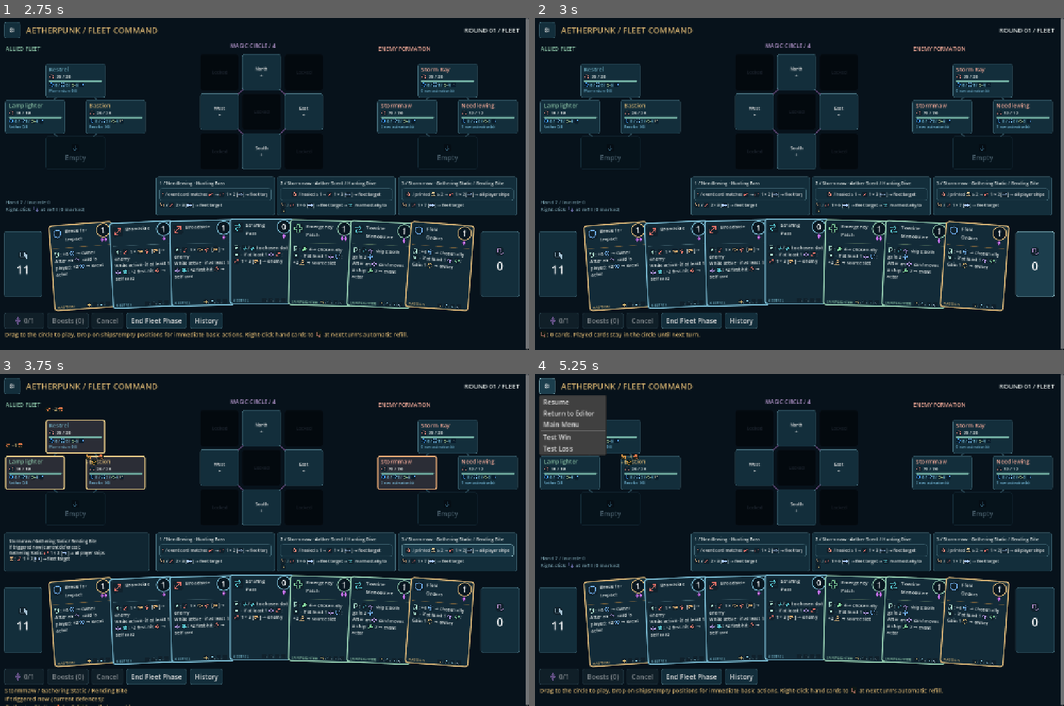
Above: before the commit, frames 1-4 (two rows, left to right).
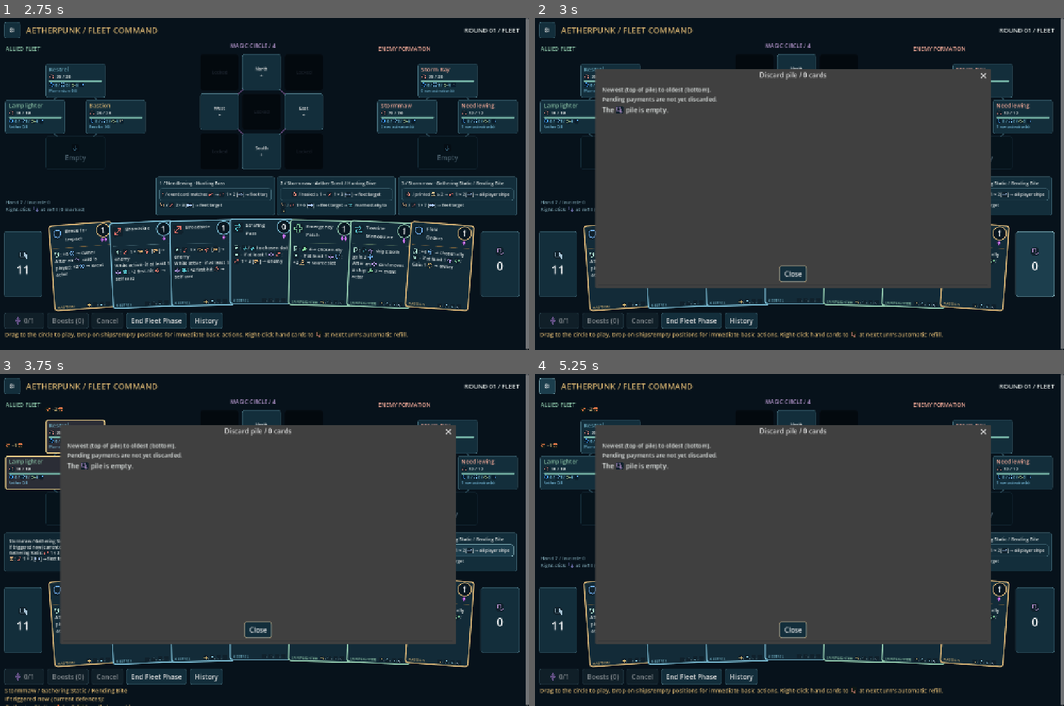
Above: after the commit, the same moments.

Repository: jkeywo/aetherpunk-fleet
Game: Godot game, scene res://scenes/main_menu.tscn
Two runs of this game, one before a commit and one after it. Both use one fixed random seed, a clock stepped at 60 frames per second and the inputs below.
Inputs (mouse positions are in pixels of both pictures, inside the frame that each line leads up to):
- Up to frame 1 (2.75 s): click "Editor" at 0.5 s; click (58, 87) at 1.27 s; type "12" at 1.35 s; click "Save & Test Battle" at 2 s
- Up to frame 2 (3 s): click "DISCARD 0" at 2.75 s
- Up to frame 3 (3.75 s): click "Reaction / printed cost ≥ 2 →…" at 3.5 s
- Up to frame 4 (5.25 s): click "Reaction / printed cost ≥ 2 →…" at 4.25 s; click "⚙" at 5 s

Frame 1 is identical in both runs. In frame 2, 49% of the frame differs, in the area x 0-87%, y 15-97%; in frame 3, 47%; in frame 4, 50%, in the area x 0-87%, y 6-82%.

Commit message:
Add ordered discard pile card viewer

Diff:
--- a/scripts/battle.gd
+++ b/scripts/battle.gd
@@ -30,6 +30,7 @@
 var deck_count_label: Label
 var discard_count_label: Label
 var discard_pending_label: Label
+var discard_dialog: AcceptDialog
 var boost_dialog: AcceptDialog
 var scry_dialog: ConfirmationDialog
 var scry_body: VBoxContainer
@@ -154,7 +155,7 @@
 	reaction_panel.add_child(reaction_text)
 	hand_view = _named(Fan.new(), "Hand", canvas)
 	_button(canvas, "DeckPile", "Deck", func(): %Inspection.text = "Remaining draw pile: %d cards. Order is hidden." % state.deck.size())
-	_button(canvas, "DiscardPile", "Discard", func(): %Inspection.text = "Discard: %d cards. Played cards stay in the circle until next turn." % state.discard.size())
+	_button(canvas, "DiscardPile", "Discard", _show_discard)
 	_build_pile_counters()
 	actions = HFlowContainer.new()
 	actions.add_theme_constant_override("h_separation", 7)
@@ -309,7 +310,7 @@
 			pending_names.append(state.card(uid).name)
 		if basic_target >= 0:
 			pending_names.append(state.card(selected_uid).name)
-	%DiscardPile.tooltip_text = "Discard: %d cards." % state.discard.size() + ("\nPending: " + ", ".join(pending_names) + ". Cancel Play returns these cards." if not pending_names.is_empty() else "")
+	%DiscardPile.tooltip_text = "Click to inspect %d discarded cards, newest first." % state.discard.size() + ("\nPending: " + ", ".join(pending_names) + ". Cancel Play returns these cards." if not pending_names.is_empty() else "")
 
 
 func _show_board(snapshot: Dictionary) -> void:
@@ -1112,3 +1113,47 @@
 	reaction_panel.hide()
 	%Status.show()
 	if not busy: _update_controls()
+
+
+func _show_discard() -> void:
+	if is_instance_valid(discard_dialog):
+		discard_dialog.free()
+	discard_dialog = AcceptDialog.new()
+	discard_dialog.name = "DiscardViewer"
+	discard_dialog.title = "Discard pile / %d cards" % state.discard.size()
+	discard_dialog.get_ok_button().text = "Close"
+	add_child(discard_dialog)
+	var body := VBoxContainer.new()
+	discard_dialog.add_child(body)
+	var heading := Label.new()
+	heading.text = "Newest (top of pile) to oldest (bottom).\nPending payments are not yet discarded."
+	heading.add_theme_font_size_override("font_size", 14)
+	body.add_child(heading)
+	var scroll := ScrollContainer.new()
+	scroll.size_flags_vertical = Control.SIZE_EXPAND_FILL
+	body.add_child(scroll)
+	var row := HBoxContainer.new()
+	row.add_theme_constant_override("separation", 16)
+	scroll.add_child(row)
+	if state.discard.is_empty():
+		var empty := Label.new()
+		empty.text = "The discard pile is empty."
+		row.add_child(empty)
+	for offset in state.discard.size():
+		var uid: int = state.discard[state.discard.size() - 1 - offset]
+		var column := VBoxContainer.new()
+		row.add_child(column)
+		var order := Label.new()
+		order.set_meta("plain_text", true)
+		order.text = "#%d%s" % [offset + 1, " - TOP / NEWEST" if offset == 0 else (" - BOTTOM / OLDEST" if offset == state.discard.size() - 1 else "")]
+		column.add_child(order)
+		var face := CardFace.new()
+		face.set_meta("discard_uid", uid)
+		face.custom_minimum_size = Vector2(240, 350)
+		face.toggle_mode = false
+		face.mouse_default_cursor_shape = Control.CURSOR_ARROW
+		face.configure(state.card(uid), state.ships[state.card(uid).owner])
+		column.add_child(face)
+	var viewer_size := Vector2i(minf(960, get_viewport_rect().size.x * 0.9), minf(490, get_viewport_rect().size.y * 0.9))
+	body.custom_minimum_size.x = maxf(240, viewer_size.x - 40)
+	discard_dialog.popup_centered(viewer_size)
--- /dev/null
+++ b/tests/discard_viewer.gd
@@ -0,0 +1,50 @@
+extends "res://tests/support/v3_test.gd"
+
+func faces(node: Node) -> Array:
+	var result: Array = []
+	if node.has_meta("discard_uid"): result.append(node)
+	for child in node.get_children(): result.append_array(faces(child))
+	return result
+
+func _run() -> void:
+	root.size = Vector2i(1280, 800)
+	await open_battle(neutral())
+	var b = current_scene
+	var pile: Control = b.get_node("%DiscardPile")
+	var point: Vector2 = pile.get_global_transform_with_canvas() * (pile.size / 2)
+	await motion(point)
+	await mouse(point, true)
+	await mouse(point, false)
+	await flush()
+	expect(is_instance_valid(b.discard_dialog) and b.discard_dialog.visible, "Clicking discard did not open viewer.")
+	expect(faces(b.discard_dialog).is_empty(), "Empty discard displayed cards.")
+	b.discard_dialog.get_ok_button().pressed.emit()
+	b.discard_dialog.hide()
+	# Real physical copies must retain their exact order, even with repeated designs.
+	var ids: Array = b.state.deck.slice(0, 4)
+	for uid in ids:
+		b.state.deck.erase(uid)
+		b.state.discard.append(uid)
+	var before := JSON.stringify([b.state.deck, b.state.discard, b.state.hand])
+	pile.pressed.emit()
+	await flush()
+	var shown := faces(b.discard_dialog)
+	var expected: Array = ids.duplicate()
+	expected.reverse()
+	expect(shown.map(func(face): return face.get_meta("discard_uid")) == expected, "Discard viewer does not show newest-to-oldest physical order.")
+	expect(shown[0].info.name == b.state.card(expected[0]).name and shown[0].owner_info.name == b.state.ships[b.state.card(expected[0]).owner].name, "Discard faces lost definition/owner styling.")
+	expect(shown[0]._get_drag_data(Vector2.ZERO) == null, "Inspection cards can be dragged into play.")
+	expect(JSON.stringify([b.state.deck, b.state.discard, b.state.hand]) == before, "Opening viewer mutated battle piles.")
+	b.discard_dialog.hide()
+	b.state.deck.append_array(b.state.discard)
+	b.state.discard.clear()
+	pile.pressed.emit()
+	await flush()
+	expect(faces(b.discard_dialog).is_empty() and "0 cards" in b.discard_dialog.title, "Reopened viewer retained stale cards.")
+	expect(b.discard_dialog.size.x <= root.size.x and b.discard_dialog.size.y <= root.size.y, "Discard viewer exceeds viewport.")
+	b.discard_dialog.hide()
+	root.size = Vector2i(1024, 640)
+	pile.pressed.emit()
+	await flush()
+	expect(b.discard_dialog.size.x <= root.size.x and b.discard_dialog.size.y <= root.size.y, "Discard viewer exceeds smaller viewport.")
+	done("Discard viewer")
Not shown, added: tests/discard_viewer.gd.uid
